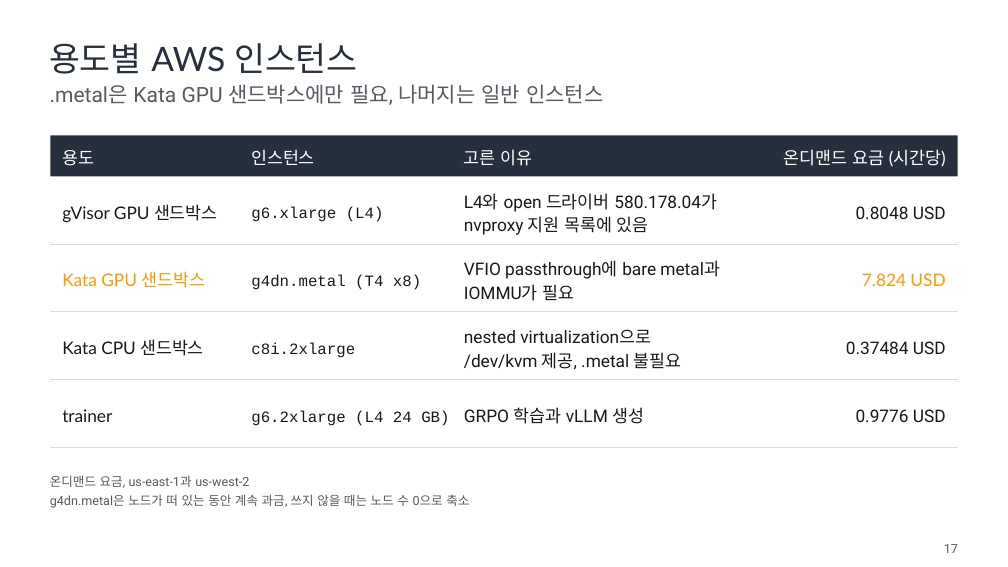
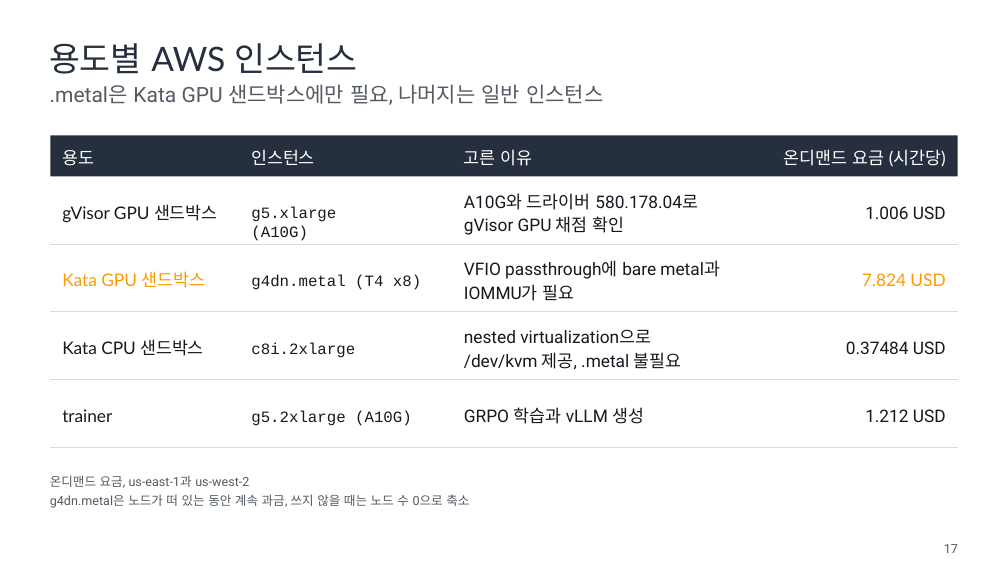
Before and after one commit to daekeun-ml/gpu-sandbox-on-aws, a slide deck: slide 17 of slides/gpu-sandbox-theory.pptx. Drawn at 1008x567 pixels with LibreOffice and Linux fonts; fonts in the diff are those of the drawing. Boxes give left, top, right and bottom in pixels: in the first picture for what was removed or moved away, otherwise in the second. Text is boxed around its words. In the diff, an @@ line names an element or a change of style, - is before the commit and + after.

```diff
--- a/slides/gpu-sandbox-theory.pptx
+++ b/slides/gpu-sandbox-theory.pptx
@@ text at [251, 207, 336, 241]: text changed @@
-g6.xlarge (L4)
+g5.xlarge (A10G)
@@ text at [464, 193, 698, 210]: text changed @@
-L4와 open 드라이버 580.178.04가
+A10G와 드라이버 580.178.04로
@@ text at [865, 206, 946, 219]: text changed @@
-0.8048 USD
+1.006 USD
@@ text at [464, 216, 624, 235]: text changed @@
-nvproxy 지원 목록에 있음
+gVisor GPU 채점 확인
@@ text at [251, 410, 412, 426]: text changed @@
-g6.2xlarge (L4 24 GB)
+g5.2xlarge (A10G)
@@ text at [865, 409, 946, 422]: text changed @@
-0.9776 USD
+1.212 USD
```
Also in this commit, not shown: 15 other slides changed, 5 slides added, 4 slides removed, 49 other files.
